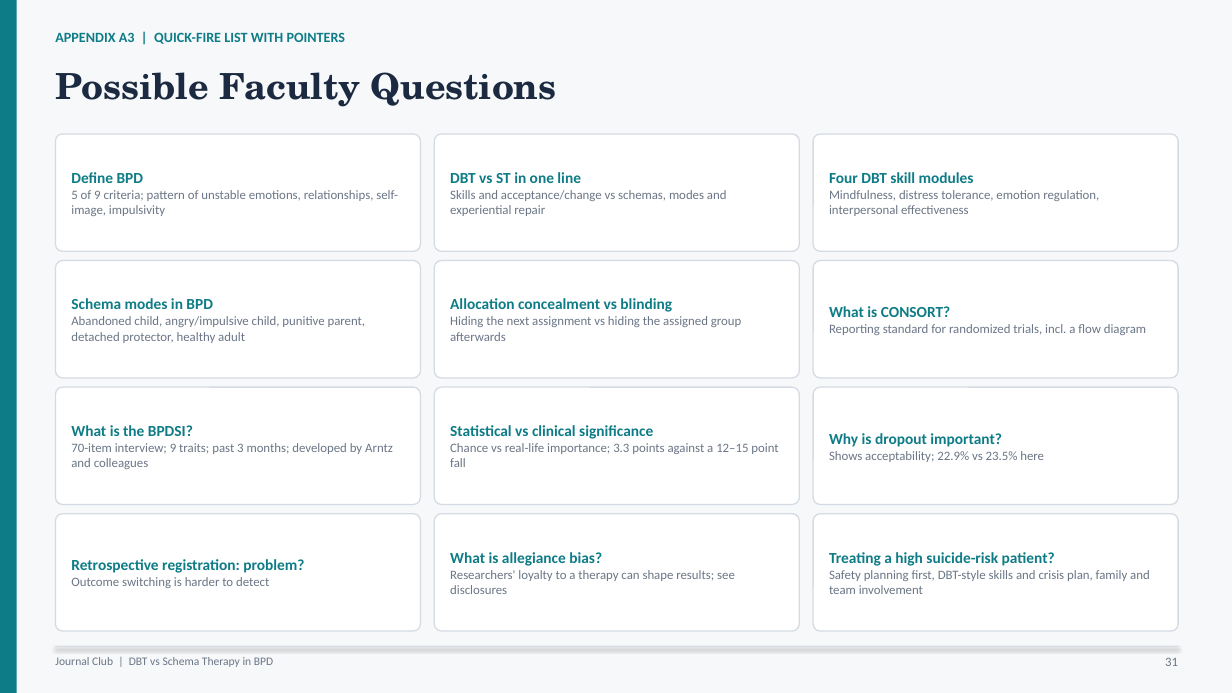
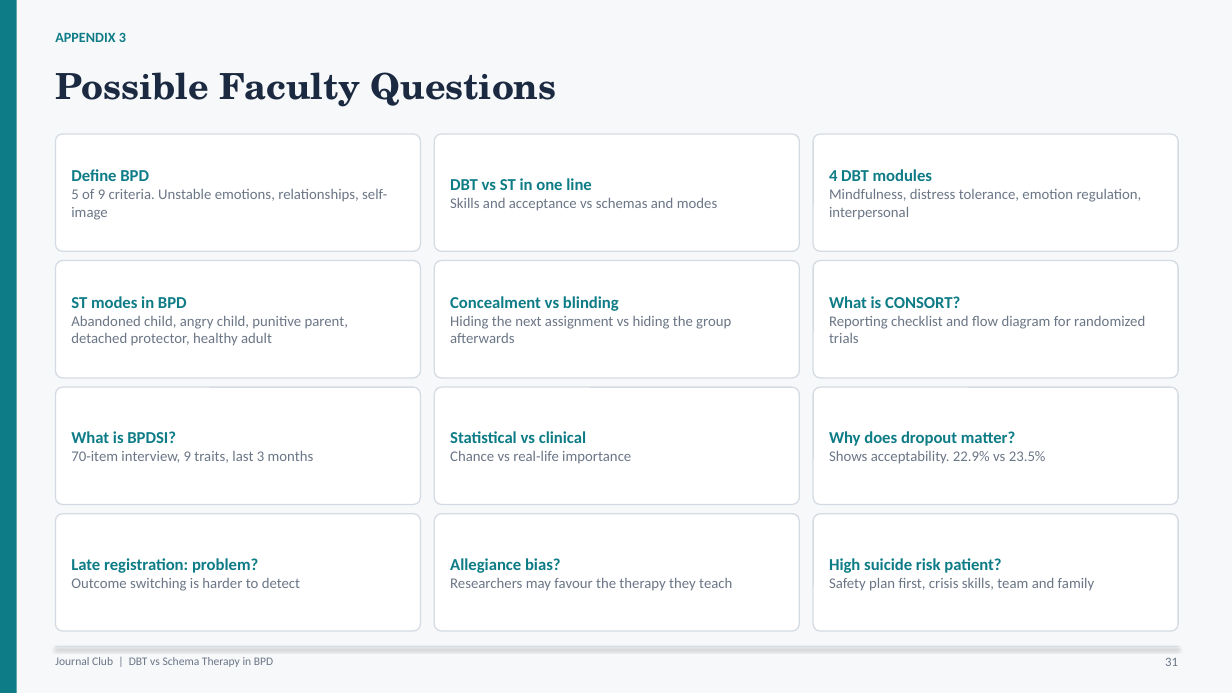
Before and after one commit to tejasdangodra786-byte/Dango-kiro, a slide deck: slide 31 of DBT_vs_Schema_Therapy_BPD_JournalClub.pptx. Drawn at 1232x693 pixels with LibreOffice and Linux fonts; fonts in the diff are those of the drawing. Boxes give left, top, right and bottom in pixels: in the first picture for what was removed or moved away, otherwise in the second. Text is boxed around its words. In the diff, an @@ line names an element or a change of style, - is before the commit and + after.

```diff
--- a/DBT_vs_Schema_Therapy_BPD_JournalClub.pptx
+++ b/DBT_vs_Schema_Therapy_BPD_JournalClub.pptx
@@ text at (x1=55, y1=32, x2=126, y2=42): text changed @@
-APPENDIX A3 | QUICK-FIRE LIST WITH POINTERS
+APPENDIX 3
@@ text in rounded rectangle at (x1=71, y1=169, x2=149, y2=181): size 12 to 13 pt in "Define BPD" @@
@@ text in rounded rectangle at (x1=450, y1=178, x2=591, y2=190): size 12 to 13 pt in "DBT vs ST in one line" @@
@@ text in rounded rectangle at (x1=829, y1=169, x2=1142, y2=220): text changed; size 10 to 11.5 pt @@
-Four DBT skill modules
-Mindfulness, distress tolerance, emotion regulation, interpersonal effectiveness
+4 DBT modules
+Mindfulness, distress tolerance, emotion regulation, interpersonal
@@ text in rounded rectangle at (x1=71, y1=189, x2=387, y2=220): text changed; size 10 to 11.5 pt @@
-5 of 9 criteria; pattern of unstable emotions, relationships, self-image, impulsivity
+5 of 9 criteria. Unstable emotions, relationships, self-image
@@ text in rounded rectangle at (x1=450, y1=198, x2=717, y2=211): text changed; size 10 to 11.5 pt @@
-Skills and acceptance/change vs schemas, modes and experiential repair
+Skills and acceptance vs schemas and modes
@@ text in rounded rectangle at (x1=71, y1=296, x2=348, y2=346): text changed; size 10 to 11.5 pt @@
-Schema modes in BPD
-Abandoned child, angry/impulsive child, punitive parent, detached protector, healthy adult
+ST modes in BPD
+Abandoned child, angry child, punitive parent, detached protector, healthy adult
@@ text in rounded rectangle at (x1=450, y1=296, x2=731, y2=343): text changed; size 10 to 11.5 pt @@
-Allocation concealment vs blinding
-Hiding the next assignment vs hiding the assigned group afterwards
+Concealment vs blinding
+Hiding the next assignment vs hiding the group afterwards
@@ text in rounded rectangle at (x1=829, y1=296, x2=960, y2=308): size 12 to 13 pt in "What is CONSORT?" @@
@@ text in rounded rectangle at (x1=829, y1=316, x2=1145, y2=343): text changed; size 10 to 11.5 pt @@
-Reporting standard for randomized trials, incl. a flow diagram
+Reporting checklist and flow diagram for randomized trials
@@ text in rounded rectangle at (x1=71, y1=431, x2=314, y2=463): text changed; size 10 to 11.5 pt @@
-What is the BPDSI?
-70-item interview; 9 traits; past 3 months; developed by Arntz and colleagues
+What is BPDSI?
+70-item interview, 9 traits, last 3 months
@@ text in rounded rectangle at (x1=450, y1=431, x2=631, y2=464): text changed; size 10 to 11.5 pt @@
-Statistical vs clinical significance
-Chance vs real-life importance; 3.3 points against a 12–15 point fall
+Statistical vs clinical
+Chance vs real-life importance
@@ text in rounded rectangle at (x1=829, y1=431, x2=1046, y2=464): text changed; size 10 to 11.5 pt @@
-Why is dropout important?
-Shows acceptability; 22.9% vs 23.5% here
+Why does dropout matter?
+Shows acceptability. 22.9% vs 23.5%
@@ text in rounded rectangle at (x1=71, y1=558, x2=258, y2=573): text changed; size 12 to 13 pt @@
-Retrospective registration: problem?
+Late registration: problem?
@@ text in rounded rectangle at (x1=450, y1=558, x2=732, y2=591): text changed; size 10 to 11.5 pt @@
-What is allegiance bias?
-Researchers' loyalty to a therapy can shape results; see disclosures
+Allegiance bias?
+Researchers may favour the therapy they teach
@@ text in rounded rectangle at (x1=829, y1=558, x2=1095, y2=591): text changed; size 10 to 11.5 pt @@
-Treating a high suicide-risk patient?
-Safety planning first, DBT-style skills and crisis plan, family and team involvement
+High suicide risk patient?
+Safety plan first, crisis skills, team and family
@@ text in rounded rectangle at (x1=71, y1=578, x2=300, y2=591): size 10 to 11.5 pt in "Outcome switching is harder to detect" @@
```
Also in this commit, not shown: 35 other slides changed.
